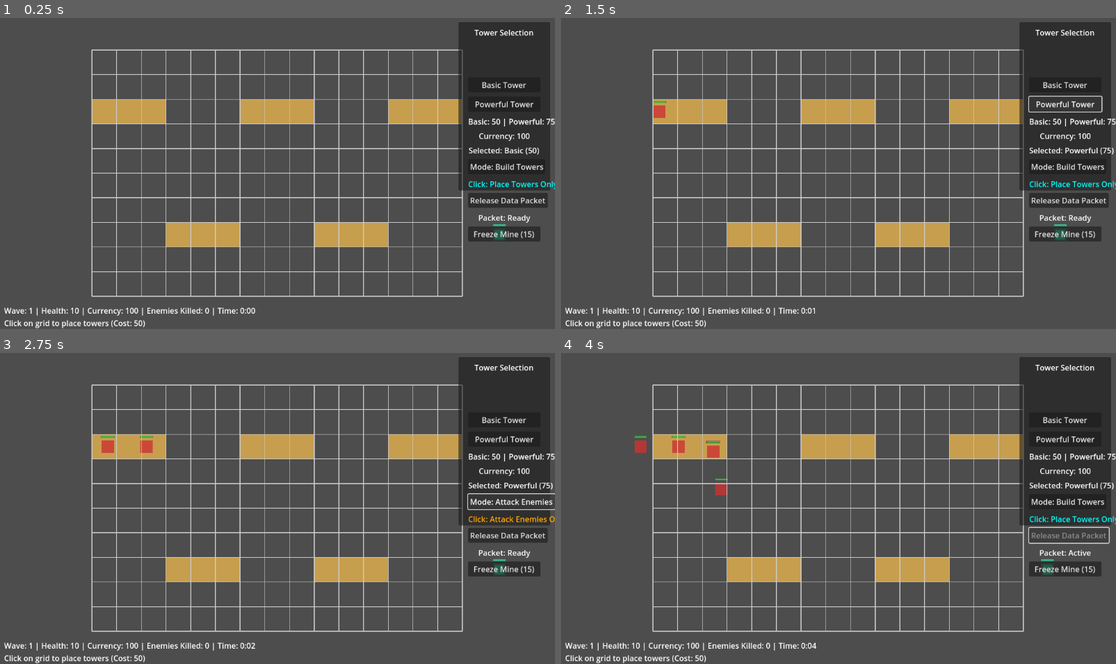
Above: before the commit, frames 1-4 (two rows, left to right).
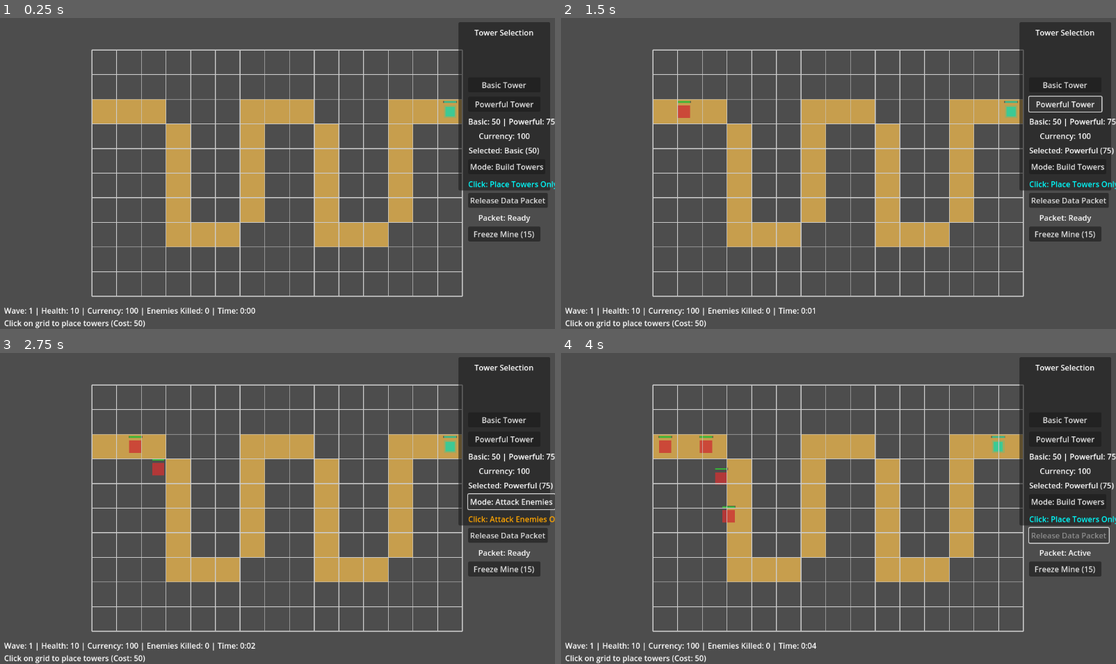
Above: after the commit, the same moments.

Repository: rivie13/CyberCrawler_basic_tower_defense_demo
Game: Godot game, scene res://scenes/Main.tscn
Two runs of this game, one before a commit and one after it. Both use one fixed random seed, a clock stepped at 60 frames per second and the inputs below.
Inputs:
- Up to frame 1 (0.25 s): no input
- Up to frame 2 (1.5 s): click "Basic Tower" at 0.5 s; click "Powerful Tower" at 1.25 s
- Up to frame 3 (2.75 s): click "Mode: Build Towers" at 2 s
- Up to frame 4 (4 s): click "Mode: Attack Enemies" at 2.75 s; click "Release Data Packet" at 3.5 s

The runs differ from the first frame. In frame 1, 5.6% of the frame differs, in the area x 29-92%, y 26-72%; in frame 2, 5.8%; in frame 3, 6.0%; in frame 4, 6.3%, in the area x 13-89%, y 26-72%.

Commit message:
Enhance grid management and pathfinding features
- Implemented dynamic grid blocking and unblocking with signal connections in GridManager and WaveManager.
- Updated enemy path creation to respond to grid changes, ensuring active enemies follow the new paths.
- Added A* pathfinding for dynamic rerouting and improved visual feedback for blocked cells.
- Enhanced tower placement logic to prevent placement on blocked cells.
- Introduced timers for path blocking and non-path blocking in RivalHackerManager to create strategic gameplay elements.

Diff:
--- a/cybercrawler_basictowerdefense/scripts/Enemy/Enemy.gd
+++ b/cybercrawler_basictowerdefense/scripts/Enemy/Enemy.gd
@@ -93,6 +93,8 @@
 
 	# Check if reached current target
 	if distance_to_target < 10.0:
+		# SNAP to the exact waypoint to prevent drifting off path
+		global_position = target_position
 		current_path_index += 1
 
 		# Check if reached end of path
--- a/cybercrawler_basictowerdefense/scripts/Grid/GridLayout.gd
+++ b/cybercrawler_basictowerdefense/scripts/Grid/GridLayout.gd
@@ -214,16 +214,25 @@
 	var grid_width = grid_manager.GRID_WIDTH
 
 	var segments_per_zag = 3
-	var top_y = grid_height / 4
-	var bottom_y = 3 * grid_height / 4
-
+	var top_y = int(grid_height / 4)
+	var bottom_y = int(3 * grid_height / 4)
+
+	var prev_y = top_y
 	for x in range(0, grid_width):
 		var segment = int(x / segments_per_zag)
 		var is_top = (segment % 2 == 0)
 		var y = top_y if is_top else bottom_y
 
-		# Clamp y to valid grid range
-		y = max(0, min(y, grid_height - 1))
+		# Always add the current position
 		path_positions.append(Vector2i(x, y))
 
-	return path_positions
+		# If the previous y is different, fill in the vertical step(s) to connect
+		if x > 0 and prev_y != y:
+			var step = 1 if y > prev_y else -1
+			for fill_y in range(prev_y + step, y, step):
+				# Fill in intermediate cells for a staircase effect
+				path_positions.append(Vector2i(x, fill_y))
+
+		prev_y = y
+
+	return path_positions
--- a/cybercrawler_basictowerdefense/scripts/Grid/GridManager.gd
+++ b/cybercrawler_basictowerdefense/scripts/Grid/GridManager.gd
@@ -8,7 +8,11 @@
 
 # Grid data - true means occupied, false means empty
 var grid_data: Array = []
+# NEW: Blocked grid data - true means blocked, false means available
+var blocked_grid_data: Array = []
 var path_grid_positions: Array[Vector2i] = []  # Track which grid positions are on enemy path
+# NEW: Track previous path positions for visualization
+var previous_path_grid_positions: Array[Vector2i] = []
 var path_visual_elements: Array = []  # Visual indicators for the path
 var grid_container: Node2D
 var grid_lines: Array = []
@@ -22,6 +26,12 @@
 # Current hover position
 var hover_grid_pos: Vector2i = Vector2i(-1, -1)
 
+# NEW: Track if a reroute has occurred
+var reroute_occurred: bool = false
+
+# NEW: Signal for when a grid cell is blocked/unblocked
+signal grid_blocked_changed(grid_pos: Vector2i, blocked: bool)
+
 func _ready():
 	# GridContainer will be set by MainController during initialization
 	initialize_grid()
@@ -33,11 +43,15 @@
 func initialize_grid():
 	# Initialize grid data array
 	grid_data = []
+	blocked_grid_data = [] # NEW: initialize blocked grid
 	for y in range(GRID_HEIGHT):
 		var row = []
+		var blocked_row = [] # NEW: row for blocked cells
 		for x in range(GRID_WIDTH):
 			row.append(false)  # false = empty, true = occupied
+			blocked_row.append(false) # false = available, true = blocked
 		grid_data.append(row)
+		blocked_grid_data.append(blocked_row) # NEW: add blocked row
 
 func draw_grid():
 	# Clear existing grid lines
@@ -70,6 +84,10 @@
 		grid_lines.append(line)
 
 func set_path_positions(positions: Array[Vector2i]):
+	# NEW: Only set reroute_occurred to true if previous path exists and is different from new path
+	if previous_path_grid_positions.size() > 0 and previous_path_grid_positions != positions:
+		reroute_occurred = true
+	previous_path_grid_positions = path_grid_positions.duplicate()
 	path_grid_positions = positions
 	draw_enemy_path()
 
@@ -80,17 +98,26 @@
 			element.queue_free()
 	path_visual_elements.clear()
 
-	# Create visual indicators for each path tile
+	# Only draw previous path if reroute_occurred
+	if reroute_occurred:
+		for grid_pos in previous_path_grid_positions:
+			var prev_tile = ColorRect.new()
+			prev_tile.size = Vector2(GRID_SIZE, GRID_SIZE)
+			prev_tile.color = Color(0.5, 0.5, 0.5, 0.3)  # Faded gray
+			var world_pos = grid_to_world(grid_pos)
+			prev_tile.position = world_pos - Vector2(GRID_SIZE / 2.0, GRID_SIZE / 2.0)
+			prev_tile.z_index = -1
+			grid_container.add_child(prev_tile)
+			path_visual_elements.append(prev_tile)
+
+	# Draw current path in yellow/orange
 	for grid_pos in path_grid_positions:
 		var path_tile = ColorRect.new()
 		path_tile.size = Vector2(GRID_SIZE, GRID_SIZE)
 		path_tile.color = PATH_COLOR
-
-		# Position the tile in world coordinates
 		var world_pos = grid_to_world(grid_pos)
 		path_tile.position = world_pos - Vector2(GRID_SIZE / 2.0, GRID_SIZE / 2.0)
-		path_tile.z_index = 0  # Behind towers and other elements
-
+		path_tile.z_index = -1
 		grid_container.add_child(path_tile)
 		path_visual_elements.append(path_tile)
 
@@ -132,6 +159,17 @@
 
 func get_grid_size() -> Vector2i:
 	return Vector2i(GRID_WIDTH, GRID_HEIGHT)
+
+func is_grid_blocked(grid_pos: Vector2i) -> bool:
+	if not is_valid_grid_position(grid_pos):
+		return true
+	return blocked_grid_data[grid_pos.y][grid_pos.x]
+
+func set_grid_blocked(grid_pos: Vector2i, blocked: bool):
+	if is_valid_grid_position(grid_pos):
+		blocked_grid_data[grid_pos.y][grid_pos.x] = blocked
+		# NEW: Emit signal when a cell is blocked/unblocked
+		grid_blocked_changed.emit(grid_pos, blocked)
 
 func _draw():
 	# Draw hover highlight
@@ -158,3 +196,75 @@
 			GRID_SIZE
 		)
 		draw_rect(rect, Color(0.8, 0.2, 0.2, 0.4))  # Red highlight for invalid positions
+
+	# NEW: Draw blocked cell overlays (solid red + bold X, always on top of grid but below entities)
+	for y in range(GRID_HEIGHT):
+		for x in range(GRID_WIDTH):
+			var grid_pos = Vector2i(x, y)
+			if is_grid_blocked(grid_pos):
+				var world_pos = grid_to_world(grid_pos)
+				var local_pos = world_pos - global_position
+				var rect = Rect2(
+					local_pos.x - GRID_SIZE / 2.0,
+					local_pos.y - GRID_SIZE / 2.0,
+					GRID_SIZE,
+					GRID_SIZE
+				)
+				draw_rect(rect, Color(1, 0, 0, 0.85))  # Solid, mostly opaque red
+				# Draw a bold X
+				var margin = GRID_SIZE * 0.2
+				var x1 = local_pos.x - GRID_SIZE / 2.0 + margin
+				var y1 = local_pos.y - GRID_SIZE / 2.0 + margin
+				var x2 = local_pos.x + GRID_SIZE / 2.0 - margin
+				var y2 = local_pos.y + GRID_SIZE / 2.0 - margin
+				draw_line(Vector2(x1, y1), Vector2(x2, y2), Color(1, 1, 1, 0.95), 4.0)
+				draw_line(Vector2(x1, y2), Vector2(x2, y1), Color(1, 1, 1, 0.95), 4.0)
+
+# NEW: A* pathfinding for dynamic rerouting
+func find_path_astar(start: Vector2i, end: Vector2i) -> Array[Vector2i]:
+	# Returns a list of grid positions from start to end, or [] if no path
+	if not is_valid_grid_position(start) or not is_valid_grid_position(end):
+		return [] as Array[Vector2i]
+	if is_grid_blocked(start) or is_grid_blocked(end):
+		return [] as Array[Vector2i]
+
+	var open_set = [start]
+	var came_from = {}
+	var g_score = {}
+	var f_score = {}
+	g_score[start] = 0
+	f_score[start] = start.distance_to(end)
+
+	while open_set.size() > 0:
+		# Find node in open_set with lowest f_score
+		open_set.sort_custom(func(a, b): return f_score.get(a, INF) < f_score.get(b, INF))
+		var current = open_set[0]
+		if current == end:
+			# Reconstruct path
+			var path: Array[Vector2i] = [current]
+			while current in came_from:
+				current = came_from[current]
+				path.insert(0, current)
+			return path
+
+		open_set.remove_at(0)
+		for neighbor in get_neighbors(current):
+			if is_grid_blocked(neighbor) or is_grid_occupied(neighbor):
+				continue
+			var tentative_g = g_score.get(current, INF) + 1
+			if tentative_g < g_score.get(neighbor, INF):
+				came_from[neighbor] = current
+				g_score[neighbor] = tentative_g
+				f_score[neighbor] = tentative_g + neighbor.distance_to(end)
+				if neighbor not in open_set:
+					open_set.append(neighbor)
+	return [] as Array[Vector2i]
+
+# Helper: Get valid 4-way neighbors
+func get_neighbors(pos: Vector2i) -> Array[Vector2i]:
+	var neighbors: Array[Vector2i] = []
+	for offset in [Vector2i(1,0), Vector2i(-1,0), Vector2i(0,1), Vector2i(0,-1)]:
+		var n = pos + offset
+		if is_valid_grid_position(n):
+			neighbors.append(n)
+	return neighbors
--- a/cybercrawler_basictowerdefense/scripts/ProgramPacket/ProgramDataPacketManager.gd
+++ b/cybercrawler_basictowerdefense/scripts/ProgramPacket/ProgramDataPacketManager.gd
@@ -42,21 +42,36 @@
 	# Generate the packet path (opposite direction from enemies)
 	create_packet_path()
 
+	# NEW: Listen for grid block changes
+	if grid_manager.has_signal("grid_blocked_changed"):
+		grid_manager.grid_blocked_changed.connect(_on_grid_blocked_changed)
+
 func create_packet_path():
 	"""Create the path for the program data packet (opposite direction from enemies)"""
-	if not wave_manager:
-		print("ProgramDataPacketManager: Cannot create path - no wave manager")
+	if not wave_manager or not grid_manager:
+		print("ProgramDataPacketManager: Cannot create path - missing manager")
 		return
 
-	# Get the current enemy path from the wave manager
-	var enemy_path = wave_manager.get_enemy_path()
-	if enemy_path.size() == 0:
-		print("ProgramDataPacketManager: No enemy path available")
+	# Get the current enemy path grid positions from the wave manager's layout
+	var grid_layout = wave_manager.grid_layout
+	var selected_layout_type = wave_manager.selected_layout_type
+	if not grid_layout or selected_layout_type == null:
+		print("ProgramDataPacketManager: No grid layout or layout type available")
 		return
 
-	# Reverse the path so packet travels from user entry to enemy entry
-	packet_path = enemy_path.duplicate()
-	packet_path.reverse()
+	var grid_path = grid_layout.get_path_grid_positions(selected_layout_type)
+	if grid_path.size() == 0:
+		print("ProgramDataPacketManager: No grid path available")
+		return
+
+	# Reverse the path for the packet
+	var reversed_path = grid_path.duplicate()
+	reversed_path.reverse()
+
+	# Convert grid path to world positions for packet movement
+	packet_path = []
+	for grid_pos in reversed_path:
+		packet_path.append(grid_manager.grid_to_world(grid_pos))
 
 	print("ProgramDataPacketManager: Created packet path with ", packet_path.size(), " points")
 
@@ -164,3 +179,10 @@
 func is_packet_alive() -> bool:
 	"""Check if the packet is alive"""
 	return program_data_packet != null and program_data_packet.is_alive
+
+# NEW: Handle grid block changes
+func _on_grid_blocked_changed(grid_pos: Vector2i, blocked: bool):
+	create_packet_path()
+	# Update the active program_data_packet with the new path
+	if program_data_packet and is_packet_spawned and program_data_packet.is_alive:
+		program_data_packet.set_path(packet_path)
--- a/cybercrawler_basictowerdefense/scripts/Rival/RivalHackerManager.gd
+++ b/cybercrawler_basictowerdefense/scripts/Rival/RivalHackerManager.gd
@@ -30,6 +30,14 @@
 var enemy_towers_placed: Array = []
 var rival_hackers_active: Array[RivalHacker] = []
 
+# Add a timer for path blocking
+var path_block_timer: Timer
+@export var path_block_interval: float = 6.0  # Time between path blocks
+
+# Add a timer for non-path blocking (tower placement blocking)
+var non_path_block_timer: Timer
+@export var non_path_block_interval: float = 10.0
+
 # AI strategy parameters
 var preferred_grid_zones: Array[Vector2i] = []  # Areas AI prefers to place towers
 var player_threat_level: int = 0  # Tracks how threatening player is
@@ -39,6 +47,15 @@
 var currency_manager: CurrencyManager
 var tower_manager: TowerManager
 var wave_manager: WaveManager
+
+# Detour points for adversarial path repair
+var detour_points: Array[Vector2i] = []
+
+# Weights for adversarial pathfinding
+var cell_weights: Dictionary = {}
+
+# Reference to ProgramDataPacketManager
+var program_data_packet_manager: Node = null
 
 func _ready():
 	setup_timers()
@@ -58,6 +75,20 @@
 	hacker_spawn_timer.autostart = false
 	add_child(hacker_spawn_timer)
 
+	# Timer for path blocking
+	path_block_timer = Timer.new()
+	path_block_timer.wait_time = path_block_interval
+	path_block_timer.timeout.connect(_on_path_block_timer_timeout)
+	path_block_timer.autostart = false
+	add_child(path_block_timer)
+
+	# Timer for non-path blocking
+	non_path_block_timer = Timer.new()
+	non_path_block_timer.wait_time = non_path_block_interval
+	non_path_block_timer.timeout.connect(_on_non_path_block_timer_timeout)
+	non_path_block_timer.autostart = false
+	add_child(non_path_block_timer)
+
 	# Timer for initial activation delay - removed (now using alert-based activation)
 
 func initialize(grid_mgr: GridManager, currency_mgr: CurrencyManager, tower_mgr: TowerManager, wave_mgr: WaveManager):
@@ -65,16 +96,15 @@
 	currency_manager = currency_mgr
 	tower_manager = tower_mgr
 	wave_manager = wave_mgr
-
-	# Set up preferred zones (enemy side of the grid)
+	# Store reference to ProgramDataPacketManager if available
+	if has_node("../ProgramPacket/ProgramDataPacketManager"):
+		program_data_packet_manager = get_node("../ProgramPacket/ProgramDataPacketManager")
 	setup_preferred_zones()
-
-	# Initialize alert system
 	setup_alert_system()
-
-	# Connect to tower manager to monitor player actions
 	if tower_manager:
 		tower_manager.tower_placed.connect(_on_player_tower_placed)
+	setup_detour_points()
+	setup_cell_weights()
 
 func setup_preferred_zones():
 	# Define zones where the AI prefers to place towers
@@ -103,14 +133,11 @@
 func activate():
 	if is_active:
 		return
-
 	print("RivalHacker: Starting activation sequence...")
-
-	# Start alert system monitoring immediately
 	if alert_system:
 		alert_system.start_monitoring()
-
 	print("RivalHacker: Alert system monitoring started - waiting for alerts to trigger tower placement")
+	# Removed: Do not start path_block_timer or non_path_block_timer here
 
 func _on_placement_timer_timeout():
 	if not is_active:
@@ -338,6 +365,11 @@
 		is_active = true
 		placement_timer.start()
 		hacker_spawn_timer.start()
+		# Start path and non-path block timers ONLY after alert triggers
+		if path_block_timer:
+			path_block_timer.start()
+		if non_path_block_timer:
+			non_path_block_timer.start()
 		rival_hacker_activated.emit()
 		print("RivalHacker: FIRST ALERT TRIGGERED - Now active and placing enemy towers and spawning hackers!")
 
@@ -404,3 +436,194 @@
 	var speed_reduction = amount * 1.2
 	placement_timer.wait_time = max(0.5, placement_timer.wait_time - speed_reduction)
 	print("RivalHacker: Increasing aggression level by ", amount)
+
+# Add a method to set up detour points (corners, strategic points)
+func setup_detour_points():
+	if not grid_manager:
+		return
+	detour_points.clear()
+	var grid_size = grid_manager.get_grid_size()
+	# Example: corners and center
+	detour_points.append(Vector2i(0, 0))
+	detour_points.append(Vector2i(grid_size.x - 1, 0))
+	detour_points.append(Vector2i(0, grid_size.y - 1))
+	detour_points.append(Vector2i(grid_size.x - 1, grid_size.y - 1))
+	detour_points.append(Vector2i(int(grid_size.x / 2), int(grid_size.y / 2)))
+	# Add more as needed (e.g., near enemy towers)
+
+# Add a method to set up cell weights (e.g., near enemy towers)
+func setup_cell_weights():
+	cell_weights.clear()
+	if not grid_manager or not tower_manager:
+		return
+	var towers = tower_manager.get_towers()
+	for tower in towers:
+		if is_instance_valid(tower):
+			var grid_pos = tower.get_grid_position()
+			cell_weights[grid_pos] = 10  # High cost for pathfinding
+	# Add more logic for other "bad" cells if needed
+
+# Weighted pathfinding (adversarial): returns a path from start to end, preferring high-cost cells
+func find_weighted_path(start: Vector2i, end: Vector2i) -> Array[Vector2i]:
+	var open_set = [start]
+	var came_from = {}
+	var g_score = {}
+	var f_score = {}
+	g_score[start] = 0
+	f_score[start] = start.distance_to(end)
+	while open_set.size() > 0:
+		open_set.sort_custom(func(a, b): return f_score.get(a, INF) < f_score.get(b, INF))
+		var current = open_set[0]
+		if current == end:
+			var path: Array[Vector2i] = [current]
+			while current in came_from:
+				current = came_from[current]
+				path.insert(0, current)
+			return path
+		open_set.remove_at(0)
+		for neighbor in grid_manager.get_neighbors(current):
+			if grid_manager.is_grid_blocked(neighbor) or grid_manager.is_grid_occupied(neighbor):
+				continue
+			var weight = cell_weights.get(neighbor, 1)
+			var tentative_g = g_score.get(current, INF) + weight
+			if tentative_g < g_score.get(neighbor, INF):
+				came_from[neighbor] = current
+				g_score[neighbor] = tentative_g
+				f_score[neighbor] = tentative_g + neighbor.distance_to(end)
+				if neighbor not in open_set:
+					open_set.append(neighbor)
+	return [] as Array[Vector2i]
+
+# Path repair logic: choose strategy and update path
+func repair_path_after_block():
+	if not grid_manager or not wave_manager:
+		return
+	var path_positions = grid_manager.path_grid_positions
+	if path_positions.size() <= 2:
+		return
+	var start = path_positions[0]
+	var end = path_positions[path_positions.size() - 1]
+	var block_indices = []
+	for i in range(path_positions.size()):
+		if grid_manager.is_grid_blocked(path_positions[i]):
+			block_indices.append(i)
+	if block_indices.size() == 0:
+		return
+	# For now, only handle single block for simplicity
+	var block_idx = block_indices[0]
+	# Guard against invalid slice bounds
+	if block_idx <= 0 or block_idx >= path_positions.size() - 1:
+		return
+	var seg1 = path_positions.slice(0, block_idx)
+	var seg2 = path_positions.slice(block_idx + 1, path_positions.size() - block_idx - 1)
+
+	# Corridor-limited detour logic
+	var max_corridor_width = 3
+	var corridor_width = 1
+	var connector: Array[Vector2i] = []
+	while corridor_width <= max_corridor_width and connector.size() == 0:
+		var corridor_cells = get_corridor_cells_around_path(path_positions, corridor_width)
+		connector = find_corridor_limited_path(seg1[seg1.size() - 1], seg2[0], corridor_cells)
+		corridor_width += 1
+
+	if connector.size() > 0:
+		var new_path = seg1 + connector + seg2
+		grid_manager.set_path_positions(new_path)
+		wave_manager.enemy_path = []
+		for grid_pos in new_path:
+			wave_manager.enemy_path.append(grid_manager.grid_to_world(grid_pos))
+		# Update packet path as well
+		if program_data_packet_manager:
+			program_data_packet_manager.create_packet_path()
+		print("RivalHacker: Path repaired using corridor-limited detour (width: ", corridor_width-1, ")")
+	else:
+		print("RivalHacker: Failed to repair path within corridor limits!")
+
+# Helper: Get all grid cells within 'width' cells of any cell in the path
+func get_corridor_cells_around_path(path: Array[Vector2i], width: int) -> Array[Vector2i]:
+	var corridor: Array[Vector2i] = []
+	var grid_size = grid_manager.get_grid_size()
+	var seen = {}
+	for path_cell in path:
+		for dx in range(-width, width+1):
+			for dy in range(-width, width+1):
+				var cell = path_cell + Vector2i(dx, dy)
+				if grid_manager.is_valid_grid_position(cell) and not seen.has(cell):
+					corridor.append(cell)
+					seen[cell] = true
+	return corridor
+
+# Helper: Find a path between two points, only using allowed_cells
+func find_corridor_limited_path(start: Vector2i, end: Vector2i, allowed_cells: Array[Vector2i]) -> Array[Vector2i]:
+	var allowed_set = {}
+	for cell in allowed_cells:
+		allowed_set[cell] = true
+	var open_set = [start]
+	var came_from = {}
+	var g_score = {}
+	var f_score = {}
+	g_score[start] = 0
+	f_score[start] = start.distance_to(end)
+	while open_set.size() > 0:
+		open_set.sort_custom(func(a, b): return f_score.get(a, INF) < f_score.get(b, INF))
+		var current = open_set[0]
+		if current == end:
+			var path: Array[Vector2i] = [current]
+			while current in came_from:
+				current = came_from[current]
+				path.insert(0, current)
+			return path
+		open_set.remove_at(0)
+		for neighbor in grid_manager.get_neighbors(current):
+			if not allowed_set.has(neighbor):
+				continue
+			if grid_manager.is_grid_blocked(neighbor) or grid_manager.is_grid_occupied(neighbor):
+				continue
+			var tentative_g = g_score.get(current, INF) + 1
+			if tentative_g < g_score.get(neighbor, INF):
+				came_from[neighbor] = current
+				g_score[neighbor] = tentative_g
+				f_score[neighbor] = tentative_g + neighbor.distance_to(end)
+				if neighbor not in open_set:
+					open_set.append(neighbor)
+	return [] as Array[Vector2i]
+
+# Call repair_path_after_block after blocking a path cell
+func _on_path_block_timer_timeout():
+	if not grid_manager:
+		return
+	var path_positions = grid_manager.path_grid_positions
+	if path_positions.size() <= 2:
+		return  # Not enough path to block
+	# Exclude start/end
+	var blockable = path_positions.slice(1, path_positions.size() - 2)
+	if blockable.size() == 0:
+		return
+	var idx = randi() % blockable.size()
+	var grid_pos = blockable[idx]
+	if not grid_manager.is_grid_blocked(grid_pos):
+		grid_manager.set_grid_blocked(grid_pos, true)
+	print("RivalHacker: Blocked path cell at ", grid_pos)
+	# Repair the path using one of the strategies
+	repair_path_after_block()
+	# Restart timer
+	path_block_timer.start()
+
+# Timer callback: block a random non-path cell (for tower placement only)
+func _on_non_path_block_timer_timeout():
+	if not grid_manager:
+		return
+	var grid_size = grid_manager.get_grid_size()
+	var candidates: Array[Vector2i] = []
+	for y in range(grid_size.y):
+		for x in range(grid_size.x):
+			var pos = Vector2i(x, y)
+			if not grid_manager.is_on_enemy_path(pos) and not grid_manager.is_grid_occupied(pos) and not grid_manager.is_grid_blocked(pos):
+				candidates.append(pos)
+	if candidates.size() == 0:
+		return
+	var idx = randi() % candidates.size()
+	var grid_pos = candidates[idx]
+	grid_manager.set_grid_blocked(grid_pos, true)
+	print("RivalHacker: Blocked non-path cell at ", grid_pos)
+	non_path_block_timer.start()
--- a/cybercrawler_basictowerdefense/scripts/Tower/TowerManager.gd
+++ b/cybercrawler_basictowerdefense/scripts/Tower/TowerManager.gd
@@ -38,6 +38,11 @@
 
 	if grid_manager.is_grid_occupied(grid_pos):
 		tower_placement_failed.emit("Grid position already occupied")
+		return false
+
+	# NEW: Prevent placement on blocked cells
+	if grid_manager.is_grid_blocked(grid_pos):
+		tower_placement_failed.emit("Grid position is blocked")
 		return false
 
 	# Check if position is on enemy path
--- a/cybercrawler_basictowerdefense/scripts/WaveManager.gd
+++ b/cybercrawler_basictowerdefense/scripts/WaveManager.gd
@@ -36,6 +36,17 @@
 	grid_manager = grid_ref
 	grid_layout = GridLayout.new(grid_manager)
 	create_enemy_path()
+	# NEW: Listen for grid block changes
+	if grid_manager.has_signal("grid_blocked_changed"):
+		grid_manager.grid_blocked_changed.connect(_on_grid_blocked_changed)
+
+# NEW: Handle grid block changes
+func _on_grid_blocked_changed(grid_pos: Vector2i, blocked: bool):
+	create_enemy_path()
+	# Update all active enemies with the new path
+	for enemy in enemies_alive:
+		if is_instance_valid(enemy):
+			enemy.set_path(enemy_path)
 
 func setup_enemy_spawning():
 	# Create enemy spawn timer
@@ -52,8 +63,8 @@
 	add_child(wave_timer)
 
 func create_enemy_path():
-	if not grid_layout:
-		push_error("WaveManager: grid_layout not set!")
+	if not grid_layout or not grid_manager:
+		push_error("WaveManager: grid_layout or grid_manager not set!")
 		return
 
 	# Randomly select a layout type for variety (only select once)
@@ -67,8 +78,19 @@
 
 	print("WaveManager: Selected random layout type: ", selected_layout_type)
 
-	# Use GridLayout to create the enemy path with selected layout
-	enemy_path = grid_layout.create_path(selected_layout_type)
+	# Use GridLayout to get grid positions for the path
+	var grid_path = grid_layout.get_path_grid_positions(selected_layout_type)
+	if grid_path.size() == 0:
+		push_error("WaveManager: No grid path available!")
+		return
+
+	# Convert grid path to world positions for enemy movement
+	enemy_path = []
+	for grid_pos in grid_path:
+		enemy_path.append(grid_manager.grid_to_world(grid_pos))
+
+	# Update grid visualization to match the actual path
+	grid_manager.set_path_positions(grid_path)
 
 func get_path_grid_positions() -> Array[Vector2i]:
 	if not grid_layout:
